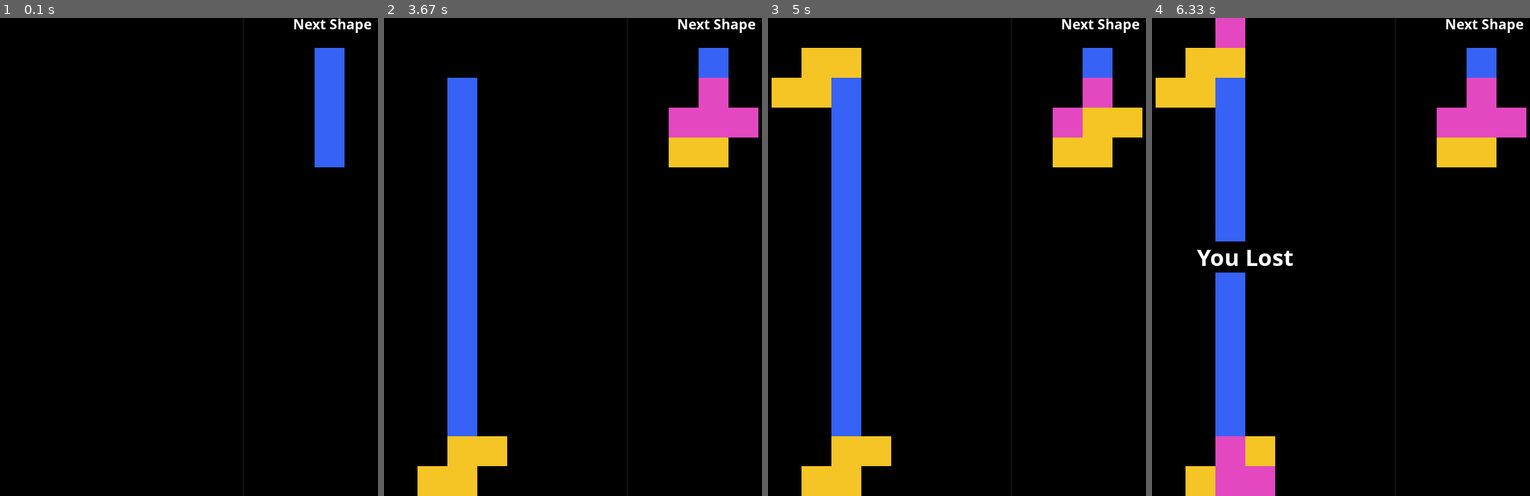
Above: before the commit, frames 1-4 (left to right).
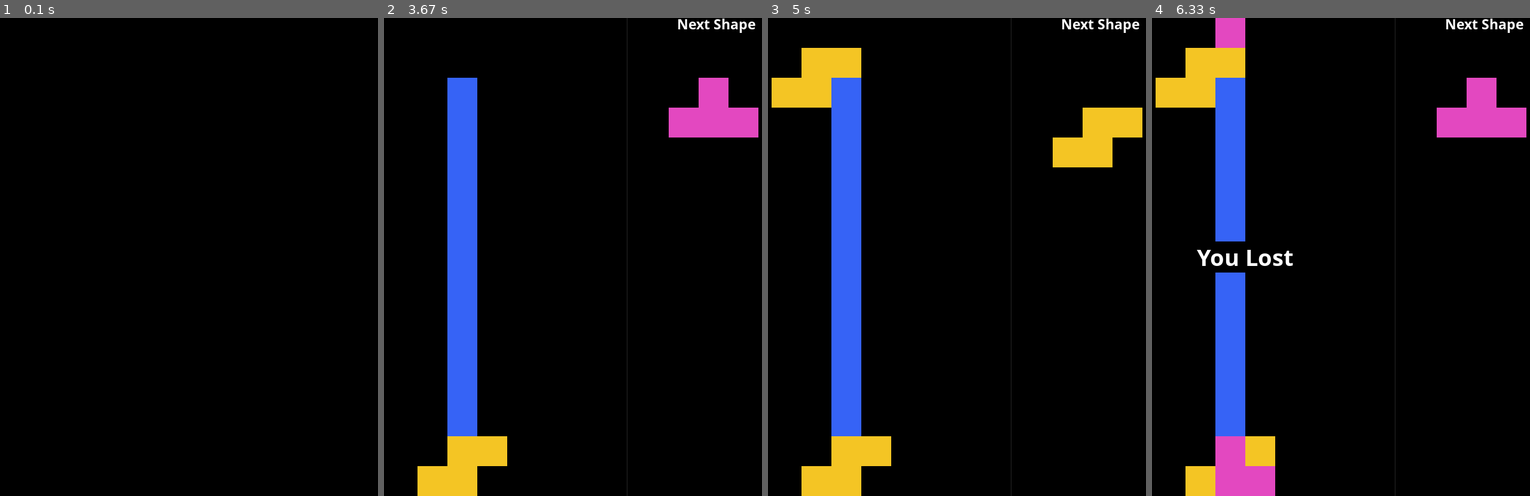
Above: after the commit, the same moments.

Repository: eazow/knowledge-hierarchy
Game: pygame game, started from python/games/tetris/tetris.py
The game is run twice, just before and just after one commit, with the same random seed, the same clock (stepped at 60 frames per second) and the same inputs.
Inputs:
- Up to frame 1 (0.1 s): no input
- Up to frame 2 (3.67 s): tap Space at 0.33, 0.67, 2.77, 3.5 s; hold Right 2.17-2.67 s; hold Left 2.7-3.4 s; hold Down from 3.43 s (still down)
- Up to frame 3 (5 s): release Down at 4.15 s; hold Left from 4.18 s (still down); tap Space at 4.25 s
- Up to frame 4 (6.33 s): release Left at 5.03 s; hold Up 5.07-6 s; tap Space at 5.13 s

The runs differ from the first frame. In frame 1, 2.4% of the frame differs, in the area x 64-99%, y 0-100%; in frame 2, 1.5%; in frame 3, 1.5%; in frame 4, 1.5%.

Commit message:
Optimizing

Diff:
--- a/python/games/tetris/drawer.py
+++ b/python/games/tetris/drawer.py
@@ -19,15 +19,12 @@
         self.window = pygame.display.set_mode((window_width, window_height))
 
     def draw_grid(self):
-        if self.colors != str(self.grid.colors):
-            for row in range(rows):
-                for col in range(cols):
-                    self.draw_rect(
-                        self.grid.colors[row][col].value,
-                        (col * cell_size, row * cell_size, cell_size, cell_size),
-                    )
-
-            self.colors = str(self.grid.colors)
+        for row in range(rows):
+            for col in range(cols):
+                self.draw_rect(
+                    self.grid.colors[row][col].value,
+                    (col * cell_size, row * cell_size, cell_size, cell_size),
+                )
 
     def draw_rect(self, color, rect):
         pygame.draw.rect(
@@ -56,10 +53,10 @@
 
     def draw_block(self, block, x, y):
         for i, line in enumerate(block.shapes[block.rotation]):
-            for j, column in enumerate(list(line)):
+            for j, col in enumerate(list(line)):
                 rect = (x + j * cell_size, y + i * cell_size, cell_size, cell_size)
-                if column == "0":
-                    self.draw_rect(block.color.value, rect)
+                color = block.color if col == "0" else Color.BLACK
+                self.draw_rect(color.value, rect)
 
     def draw_split_line(self):
         pygame.draw.line(
@@ -71,7 +68,11 @@
         )
 
     def draw(self):
-        self.draw_grid()
-        self.draw_split_line()
-        self.draw_side_panel()
-        pygame.display.update()
+        if self.colors != str(self.grid.colors):
+            self.draw_grid()
+            self.draw_split_line()
+            self.draw_side_panel()
+
+            self.colors = str(self.grid.colors)
+
+            pygame.display.update()
